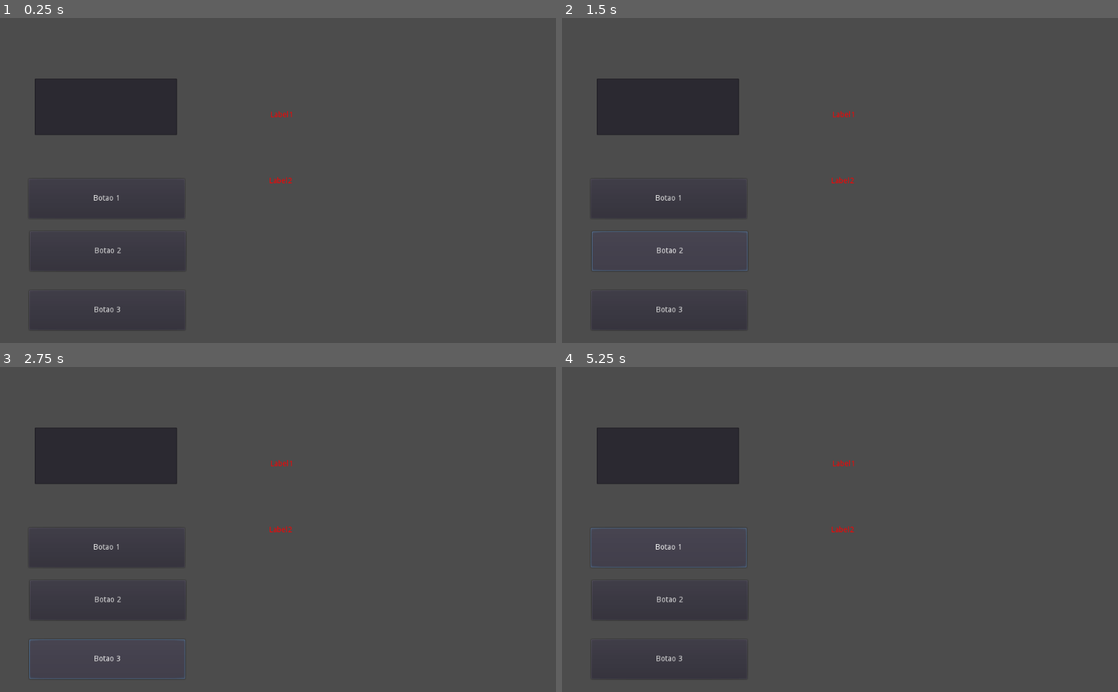
Above: before the commit, frames 1-4 (two rows, left to right).
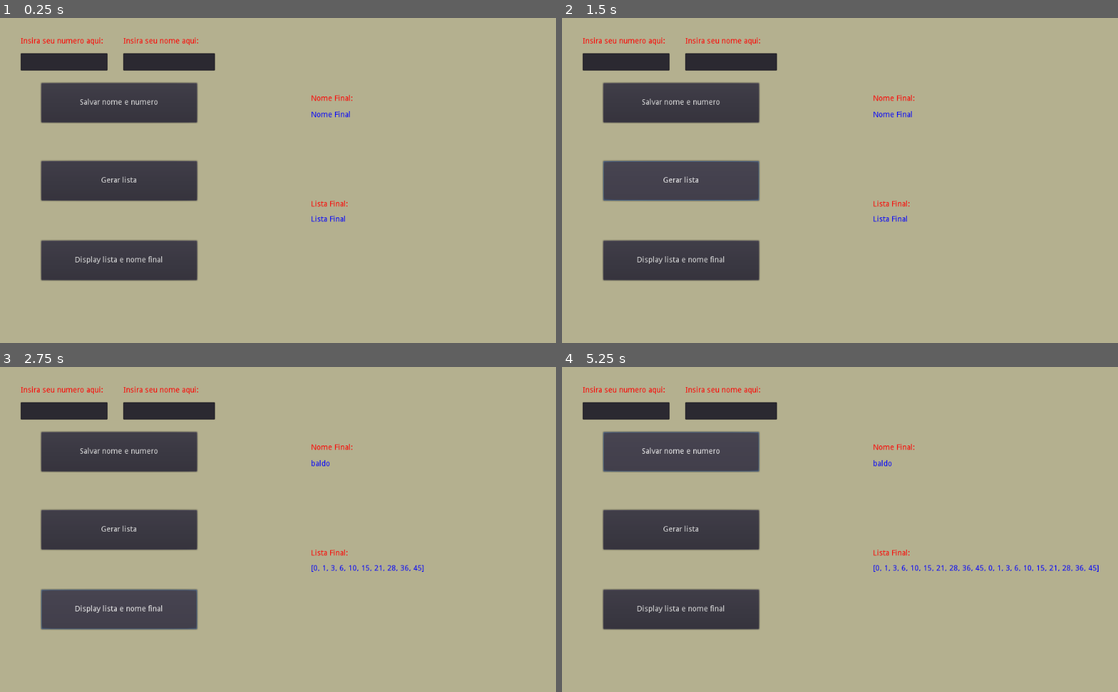
Above: after the commit, the same moments.

Repository: t-reitz/Atividade-Semana-5
Game: Godot game, scene res://Exercicio S5.tscn
The game is run twice, just before and just after one commit, with the same random seed, the same clock (stepped at 60 frames per second) and the same inputs.
Inputs:
- Up to frame 1 (0.25 s): no input
- Up to frame 2 (1.5 s): click "Botao 1" (after the commit: "Salvar nome e numero") at 0.5 s; click "Botao 2" (after the commit: "Gerar lista") at 1.25 s
- Up to frame 3 (2.75 s): click "Botao 3" (after the commit: "Display lista e nome final") at 2 s
- Up to frame 4 (5.25 s): click "Botao 1" (after the commit: "Salvar nome e numero") at 2.75 s; click "Botao 2" (after the commit: "Gerar lista") at 3.5 s; click "Botao 3" (after the commit: "Display lista e nome final") at 4.25 s; click "Botao 1" (after the commit: "Salvar nome e numero") at 5 s

The runs differ from the first frame. In frame 1, 90% of the frame differs, in the area x 0-100%, y 0-100%; in frame 2, 90%; in frame 3, 90%; in frame 4, 93%.
Error before the commit: Invalid get index 'text' (on base: 'null instance'). (res://Exercicio)

Commit message:
FINAL
AMNSD FKSJNF

Diff:
--- a/Exercicio S5.gd
+++ b/Exercicio S5.gd
@@ -1,18 +1,17 @@
 extends Node2D
 
-var teste = false
-var valor = 0
 var numero = 0 #Correcao ú por u
 var lista = [] #Correcao adicionado 'var' antes de lista
 var nome #Adicao de declaracao da variavel nome
+var cont = 0 # Correcao adicionado 'var' antes de cont
 
 func _on_Button_pressed():
 	#Coletando dados inseridos pelo usuário
-	numero = int($LineEdit2.text)
+	numero = int($LineEdit.text)
 	# Correcao ú por u
 	# Adicao de '$' antes de LineEdit
 	# Criacao de outro lineEdit para o numero
-	nome = $LineEdit.text #Correcao trocar numero e $LineEdit.text de ordem
+	nome = $LineEdit2.text #Correcao trocar numero e $LineEdit.text de ordem
 
 func _on_Button2_pressed():
 	# Incrementando o número inserido pelo usuário
@@ -24,11 +23,13 @@
 func _on_Button3_pressed():
 	#Mudando o nome do usuário de acordo com os dados da lista
 	#Se houver algum número ímpar o nome deve adicionar "baldo" ao final
-	while(len(lista)):
-		var cont = 0 # Correcao adicionado 'var' antes de cont
-		var i = 0 # Correcao adicionado 'var' antes de i
-		if(lista[i]%2==1):
-			cont+=1
-		if(cont!=0):
-			nome = nome+"baldo"
-		$Label2.text = nome
+
+	#Check se tem numero impar na lista
+	for i in range(len(lista)):
+		if(lista[i] % 2 == 1):
+			cont += 1
+	if(cont != 0):
+		nome = nome+"baldo"
+	#Set labels com lista e nome atualizado
+	$Label2.text = nome
+	$Label6.text = String(lista)
--- a/Exercicio S5.tscn
+++ b/Exercicio S5.tscn
@@ -2,54 +2,104 @@
 
 [ext_resource path="res://Exercicio S5.gd" type="Script" id=1]
 
-[node name="Exercicio S5" type="Node2D"]
+[node name="ExercicioS5" type="Node2D"]
 script = ExtResource( 1 )
 
+[node name="ColorRect" type="ColorRect" parent="."]
+margin_left = -17.0
+margin_top = -31.0
+margin_right = 1116.0
+margin_bottom = 641.0
+color = Color( 0.709804, 0.694118, 0.564706, 1 )
+
 [node name="Button" type="Button" parent="."]
-margin_left = 53.0
-margin_top = 297.0
-margin_right = 340.0
-margin_bottom = 370.0
-text = "Botao 1"
+margin_left = 76.0
+margin_top = 120.0
+margin_right = 363.0
+margin_bottom = 193.0
+text = "Salvar nome e numero"
 
 [node name="Button2" type="Button" parent="."]
-margin_left = 55.0
-margin_top = 394.0
-margin_right = 342.0
-margin_bottom = 467.0
-text = "Botao 2"
+margin_left = 76.0
+margin_top = 264.0
+margin_right = 363.0
+margin_bottom = 337.0
+text = "Gerar lista"
 
 [node name="Button3" type="Button" parent="."]
-margin_left = 54.0
-margin_top = 503.0
-margin_right = 341.0
-margin_bottom = 576.0
-text = "Botao 3"
+margin_left = 76.0
+margin_top = 411.0
+margin_right = 363.0
+margin_bottom = 484.0
+text = "Display lista e nome final"
 
 [node name="Label" type="Label" parent="."]
 modulate = Color( 1, 0, 0, 1 )
 self_modulate = Color( 1, 0, 0, 1 )
-margin_left = 498.0
-margin_top = 172.0
-margin_right = 720.0
-margin_bottom = 256.0
-text = "Label1"
+margin_left = 38.0
+margin_top = 36.0
+margin_right = 260.0
+margin_bottom = 120.0
+text = "Insira seu numero aqui:"
+
+[node name="Label3" type="Label" parent="."]
+modulate = Color( 1, 0, 0, 1 )
+self_modulate = Color( 1, 0, 0, 1 )
+margin_left = 227.0
+margin_top = 36.0
+margin_right = 449.0
+margin_bottom = 120.0
+text = "Insira seu nome aqui:"
+
+[node name="Label4" type="Label" parent="."]
+modulate = Color( 1, 0, 0, 1 )
+self_modulate = Color( 1, 0, 0, 1 )
+margin_left = 573.0
+margin_top = 142.0
+margin_right = 795.0
+margin_bottom = 226.0
+text = "Nome Final:"
+
+[node name="Label5" type="Label" parent="."]
+modulate = Color( 1, 0, 0, 1 )
+self_modulate = Color( 1, 0, 0, 1 )
+margin_left = 573.0
+margin_top = 337.0
+margin_right = 795.0
+margin_bottom = 421.0
+text = "Lista Final:
+"
 
 [node name="Label2" type="Label" parent="."]
-modulate = Color( 1, 0, 0, 1 )
-self_modulate = Color( 1, 0, 0, 1 )
-margin_left = 496.0
-margin_top = 294.0
-margin_right = 718.0
-margin_bottom = 378.0
-text = "Label2
+modulate = Color( 0.00784314, 0, 1, 1 )
+self_modulate = Color( 0, 0.180392, 1, 1 )
+margin_left = 573.0
+margin_top = 172.0
+margin_right = 795.0
+margin_bottom = 256.0
+text = "Nome Final
 "
 
+[node name="Label6" type="Label" parent="."]
+modulate = Color( 0.00784314, 0, 1, 1 )
+self_modulate = Color( 0, 0.180392, 1, 1 )
+margin_left = 573.0
+margin_top = 365.0
+margin_right = 795.0
+margin_bottom = 449.0
+text = "Lista Final"
+
 [node name="LineEdit" type="LineEdit" parent="."]
-margin_left = 64.0
-margin_top = 112.0
-margin_right = 326.0
-margin_bottom = 216.0
+margin_left = 38.0
+margin_top = 65.0
+margin_right = 198.0
+margin_bottom = 97.0
+
+[node name="LineEdit2" type="LineEdit" parent="."]
+margin_left = 227.0
+margin_top = 65.0
+margin_right = 396.0
+margin_bottom = 97.0
 
 [connection signal="pressed" from="Button" to="." method="_on_Button_pressed"]
 [connection signal="pressed" from="Button2" to="." method="_on_Button2_pressed"]
--- a/project.godot
+++ b/project.godot
@@ -12,6 +12,7 @@
 
 config/name="Exercicio Semana 5"
 run/main_scene="res://Exercicio S5.tscn"
+boot_splash/bg_color=Color( 0, 0, 0, 1 )
 config/icon="res://icon.png"
 
 [gui]
